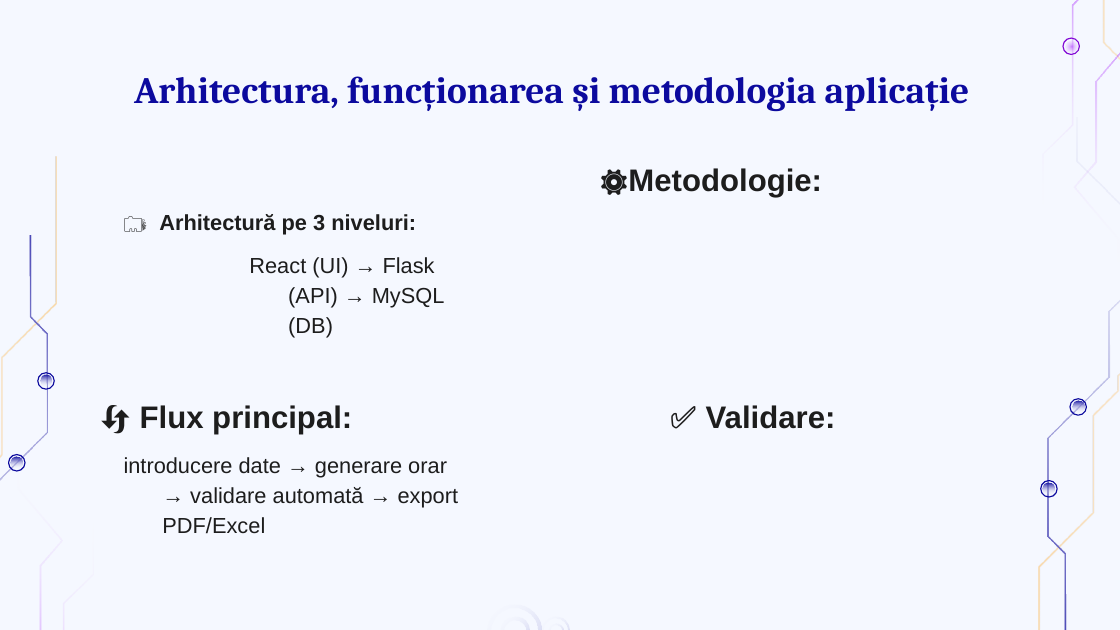
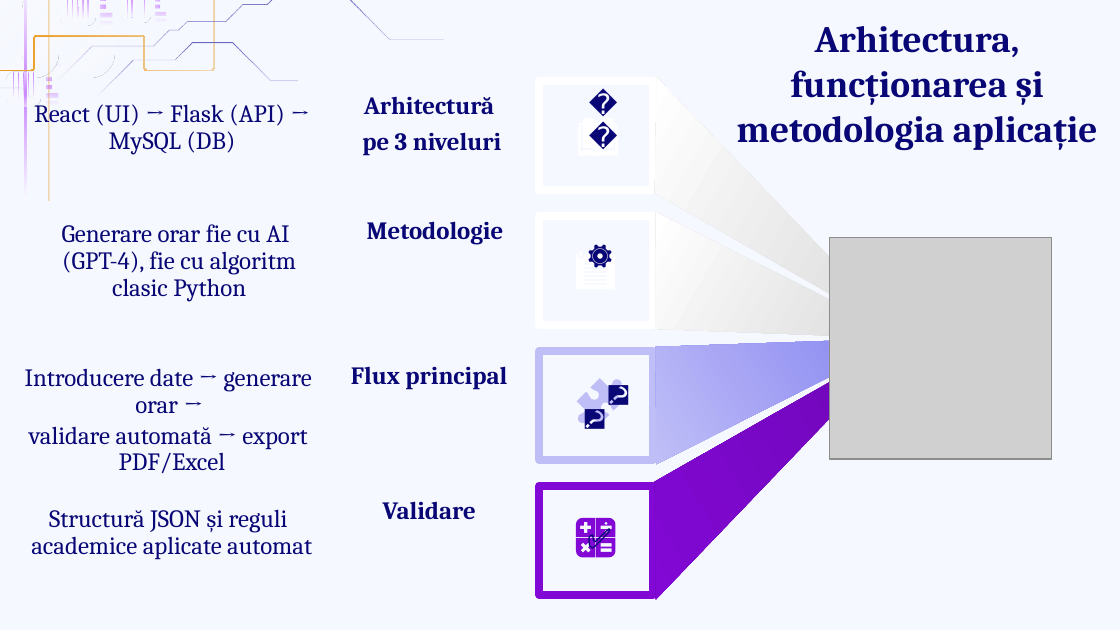
Before and after one commit to Liliana24znf/AI-powered-university-timetable-generator, a slide deck: slide 6 of Documentatie-licenta/Prezentare/Prezentare_Licenta_Custom.pptx (slide 5 before the commit). Drawn at 1120x630 pixels with LibreOffice and Linux fonts; fonts in the diff are those of the drawing; grey boxes stand for pictures; background and template pictures are left out. Boxes give left, top, right and bottom in pixels: in the first picture for what was removed or moved away, otherwise in the second. Text is boxed around its words. In the diff, an @@ line names an element or a change of style, - is before the commit and + after.

```diff
--- a/Documentatie-licenta/Prezentare/Prezentare_Licenta_Custom.pptx
+++ b/Documentatie-licenta/Prezentare/Prezentare_Licenta_Custom.pptx
@@ freeform shape at [0,0,445,299]: rotation 45 to 225 degrees; outline redrawn @@
@@ group added at [0,0,424,248]: 27 freeform shapes @@
@@ text "Arhitectura, funcționarea și metodologia aplicație": place and size @@
-text "Arhitectura, funcționarea și metodologia aplicație" at [134,76,970,112]
+text "Arhitectura, funcționarea și metodologia aplicație" at [737,26,1098,151]
@@ text "Arhitectura, funcționarea și metodologia aplicație" at [737,26,1098,151]: text colour #0C0A9E to #090876 @@
@@ group removed at [692,0,1120,630]: 6 ellipses, 4 freeform shapes @@
@@ text "React (UI) → Flask (API) ...": place and size @@
-text "React (UI) → Flask (API) ..." at [249,257,445,338]
+text "React (UI) → Flask (API) ..." at [34,99,285,154]
@@ text "React (UI) → Flask (API) ..." at [34,99,285,154]: size 14 to 16 pt, font Arial to Cambria, text colour #1D1D1D to #090876; alignment left to centre; list level 1 to 2 in "React (UI) → Flask (API) ..."; line spacing 1.15 to 0.9 @@
@@ text at [362,96,502,155]: text changed; size 14 to 16 pt; font Arial to Cambria; text colour #1D1D1D to #090876 @@
-🗂️ Arhitectură pe 3 niveluri:
+Arhitectură
+pe 3 niveluri
@@ freeform shape added at [578,118,618,156], fill #FFFFFF, 18 pt, text #090876 @@
+🗂️
@@ text added at [62,224,296,302], 16 pt, text #090876 @@
+  Generare orar fie cu AI (GPT-4), fie cu algoritm clasic Python
@@ text at [367,221,504,244]: text changed; size 20 to 16 pt; font Arial to Cambria; text colour #1D1D1D to #090876 @@
-⚙️Metodologie:
+Metodologie
@@ picture added at [830,237,1052,459] @@
@@ freeform shape added at [576,251,615,290], fill #FFFFFF, 18 pt, text #090876 @@
+⚙️
@@ group added at [539,77,908,599]: 4 rectangles, 4 freeform shapes @@
@@ text at [25,368,312,473]: text changed; size 14 to 16 pt; font Arial to Cambria; text colour #1D1D1D to #090876 @@
-introducere date → generare orar → validare automată → export PDF/Excel
+  Introducere date → generare orar →
+  validare automată → export PDF/Excel
@@ text at [351,366,507,389]: text changed; size 20 to 16 pt; font Arial to Cambria; text colour #1D1D1D to #090876 @@
-🔄 Flux principal:
+Flux principal
@@ freeform shape added at [568,369,632,433], fill #BFBEF7, 18 pt, text #090876 @@
+🔄
@@ group removed at [0,156,402,630]: 4 ellipses, 3 freeform shapes @@
@@ text added at [31,509,312,559], 16 pt, text #090876 @@
+  Structură JSON și reguli academice aplicate automat
@@ vertical alignment bottom to top in 4 elements at [351,366,507,389], [362,96,502,155], [367,221,504,244], [383,501,476,519] @@
@@ text at [383,501,476,519]: text changed; size 20 to 16 pt; font Arial to Cambria; text colour #1D1D1D to #090876 @@
-✅ Validare:
+Validare
@@ freeform shape added at [576,517,615,557], fill #8208D5, 18 pt, text #090876 @@
+✅
@@ group removed at [488,605,570,630]: 4 freeform shapes @@
```
Also in this commit, not shown: 7 other slides changed, 3 slides added, 1 slide removed, 1 other file.
